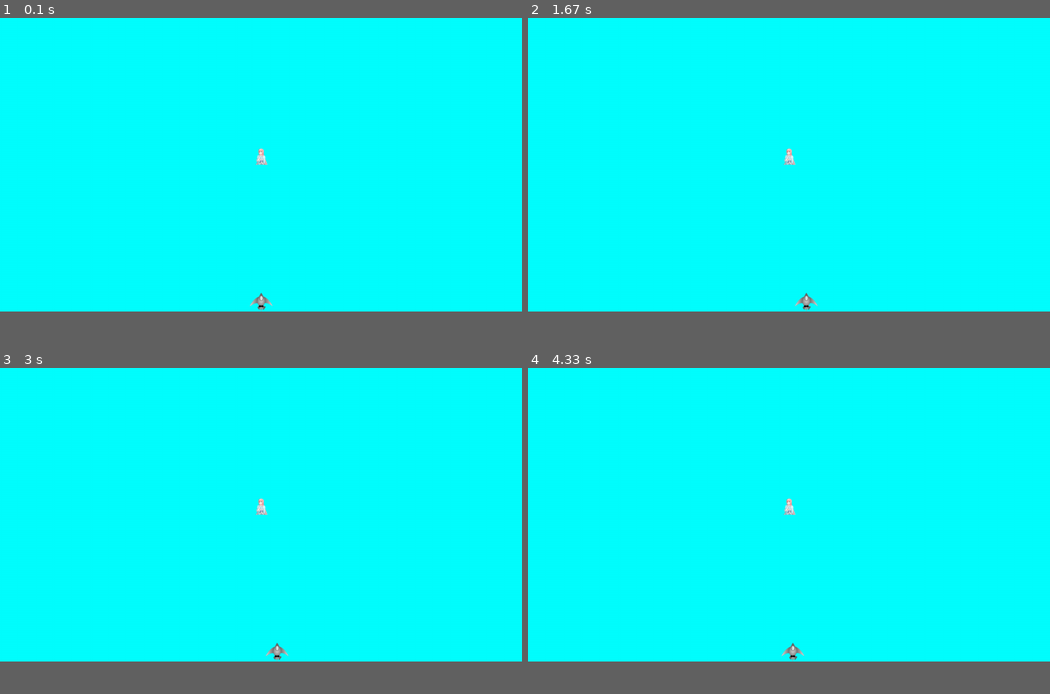
Above: before the commit, frames 1-4 (two rows, left to right).
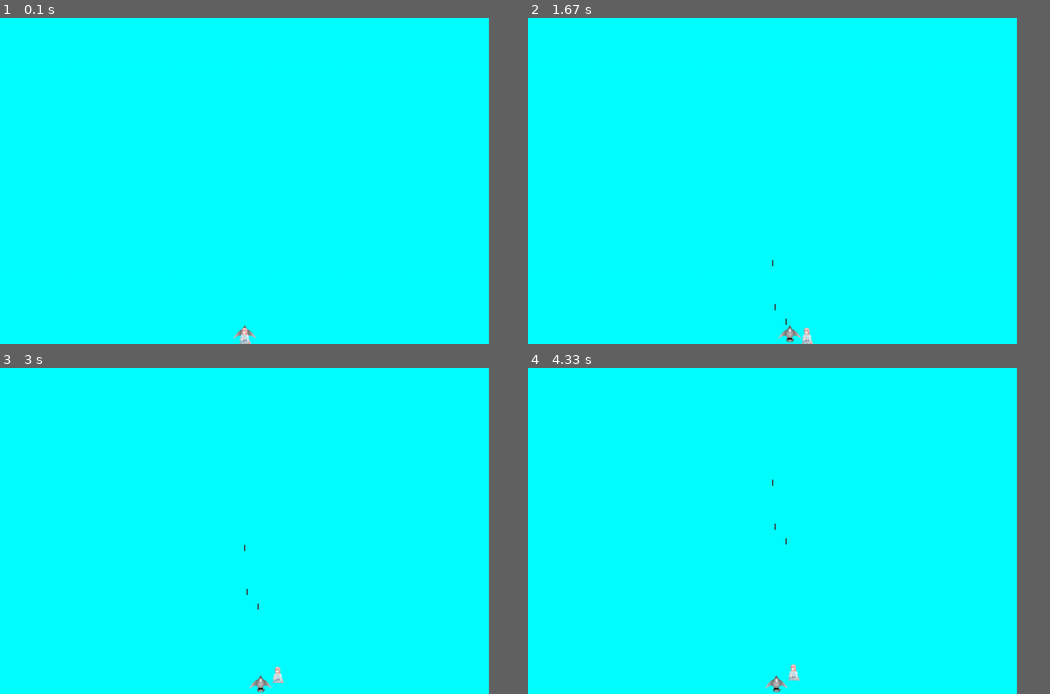
Above: after the commit, the same moments.

Repository: HeiBaiz/Alien_Invasion_PyGame
Game: pygame game, started from alien_Invasion.py
Two runs of this game, one before a commit and one after it. Both use one fixed random seed, a clock stepped at 60 frames per second and the inputs below.
Inputs:
- Up to frame 1 (0.1 s): no input
- Up to frame 2 (1.67 s): hold Space 0.33-0.8 s; hold D 0.33-0.8 s; tap Enter at 0.83 s; hold D 1.17-1.63 s; hold Right 1.17-1.63 s; tap Space at 1.23, 1.53 s
- Up to frame 3 (3 s): hold W 1.67-1.97 s; tap Space at 1.73, 2.07, 2.37, 2.57, 2.87 s; hold D 2-2.47 s; hold Right 2-2.47 s; hold A from 2.5 s (still down); hold Left from 2.5 s (still down)
- Up to frame 4 (4.33 s): release A at 3.03 s; release Left at 3.03 s; hold S 3.07-3.37 s; tap Space at 3.13, 3.47, 3.77, 3.9, 4.3 s; hold A 3.4-3.8 s; hold Left 3.4-3.8 s; hold W 3.83-4.2 s; hold D from 4.23 s (still down); hold Right from 4.23 s (still down)
In our replay, the window is 900x506 before the commit and 843x562 after it. These sizes can differ from the game's own. Grey fills any space a smaller window leaves; there, only what the larger window draws over its background counts as a difference.

The runs differ from the first frame. In frame 1, 0.3% of the frame differs, in the area x 44-53%, y 40-100%; in frame 2, 0.4%; in frame 3, 0.4%; in frame 4, 0.4%, in the area x 45-53%, y 34-100%.

Commit message:
添加子弹射击，新增bullet.py文件

Diff:
--- a/alien_Invasion.py
+++ b/alien_Invasion.py
@@ -3,6 +3,7 @@
 
 from settings import Settings
 from ship import Ship
+from bullet import Bullet
 from z02 import Z02
 
 class AlienInvasion:
@@ -15,14 +16,15 @@
         # 创建配置类
         self.settings = Settings()
 
-        #self.screen = pygame.display.set_mode(
-            #(self.settings.screen_width, self.settings.screen_height))
-        self.screen = pygame.display.set_mode((0,0),pygame.FULLSCREEN)
-        self.settings.screen_width = self.screen.get_rect().width
-        self.settings.screen_height = self.screen.get_rect().height
+        self.screen = pygame.display.set_mode(
+            (self.settings.screen_width, self.settings.screen_height))
+        #self.screen = pygame.display.set_mode((0,0),pygame.FULLSCREEN)
+        #self.settings.screen_width = self.screen.get_rect().width
+        #self.settings.screen_height = self.screen.get_rect().height
         pygame.display.set_caption("Alien Invasion")
 
         self.ship = Ship(self)
+        self.bullets = pygame.sprite.Group()
         self.z02 = Z02(self)
 
     def run_game(self):
@@ -30,6 +32,9 @@
         while True:
             self._check_events()
             self.ship.update()
+            self._update_bullets()
+            self.z02.update()
+
             self._update_screen()
             self.clock.tick(60)
 
@@ -55,8 +60,23 @@
             # 向左移动飞船
             self.ship.moving_left = True
         elif event.key == pygame.K_q:
-            #pygame.quit()
             sys.exit()
+        elif event.key == pygame.K_SPACE:
+            # 发射子弹
+            self._fire_bullet()
+
+        elif event.key == pygame.K_d:
+            # 向右移动02
+            self.z02.moving_right = True
+        elif event.key == pygame.K_a:
+            # 向左移动02
+            self.z02.moving_left = True
+        elif event.key == pygame.K_w:
+            # 向上移动02
+            self.z02.moving_up = True
+        elif event.key == pygame.K_s:
+            # 向下移动02
+            self.z02.moving_down = True
 
 
     def _check_keyup_events(self, event):
@@ -67,12 +87,43 @@
         elif event.key == pygame.K_RIGHT:
             #停止移动
             self.ship.moving_right = False
+        elif event.key == pygame.K_d:
+            #停止移动
+            self.z02.moving_right = False
+        elif event.key == pygame.K_a:
+            #停止移动
+            self.z02.moving_left = False
+        elif event.key == pygame.K_w:
+            #停止移动
+            self.z02.moving_up = False
+        elif event.key == pygame.K_s:
+            #停止移动
+            self.z02.moving_down = False
+
+    def _fire_bullet(self):
+        """创建一颗子弹，并将其加入编组 bullets """
+        if len(self.bullets) < self.settings.bullets_allowed:
+            new_bullet = Bullet(self)
+            self.bullets.add(new_bullet)
+
+    def _update_bullets(self):
+        """更新子弹的位置并删除已经消失的子弹"""
+        # 更新子弹位置
+        self.bullets.update()
+
+        # 删除已消失的子弹
+        for bullet in self.bullets.copy():
+            if bullet.rect.bottom <= 0:
+                self.bullets.remove(bullet)
+        print(len(self.bullets))
 
     def _update_screen(self):
         """更新屏幕上的图像，并切换到新屏幕"""
 
         # 每次循环都重绘屏幕
         self.screen.fill(self.settings.bg_color)
+        for bullet in self.bullets.sprites():
+            bullet.draw_bullet()
         self.ship.blitme()
         self.z02.blitme()
 
--- /dev/null
+++ b/bullet.py
@@ -0,0 +1,31 @@
+import pygame
+from pygame.sprite import Sprite
+
+class Bullet(Sprite):
+    """管理飞船发射子弹的类"""
+
+    def __init__(self, ai_game):
+        """在飞船当前位置创建一个子弹对象"""
+        super().__init__()
+        self.screen = ai_game.screen
+        self.settings = ai_game.settings
+        self.color = self.settings.bullet_color
+
+        # 在（0，0）处创建子弹的矩阵，再设置正确位置
+        self.rect = pygame.Rect(0,0,self.settings.bullet_width,
+                                self.settings.bullet_height)
+        self.rect.midtop = ai_game.ship.rect.midtop
+
+        # 存储浮点数表示子弹位置
+        self.y = float(self.rect.y)
+
+    def update(self):
+        """向上移动子弹"""
+        # 更新子弹的准确位置
+        self.y -= self.settings.bullet_speed
+        # 更新表示子弹的 rect 的位置
+        self.rect.y = self.y
+
+    def draw_bullet(self):
+        """在屏幕上绘制子弹"""
+        pygame.draw.rect(self.screen, self.color, self.rect)
--- a/settings.py
+++ b/settings.py
@@ -9,3 +9,13 @@
         self.bg_color = (0, 255, 255)
         # 飞船的设置
         self.ship_speed = 1.5
+
+        # 02的设置
+        self.z02_speed = 1.5
+
+        # 子弹设置
+        self.bullet_speed = 2.0
+        self.bullet_width = 3
+        self.bullet_height = 15
+        self.bullet_color = (60, 60, 60)
+        self.bullets_allowed = 3
--- a/z02.py
+++ b/z02.py
@@ -6,6 +6,7 @@
     def __init__(self,ai_game):
         """初始化02并设置其初始位置"""
         self.screen = ai_game.screen
+        self.settings = ai_game.settings
         self.screen_rect = ai_game.screen.get_rect()
 
         # 加载02图像并获取其外接矩形
@@ -13,7 +14,33 @@
         self.rect = self.image.get_rect()
 
         # 每个02都放在屏幕的中央
-        self.rect.midbottom = self.screen_rect.center
+        self.rect.midbottom = self.screen_rect.midbottom
+
+        # 在02的属性 X 中存储一个浮点数
+        self.x = float(self.rect.x)
+        # 在02的属性 Y 中存储一个浮点数
+        self.y = float(self.rect.y)
+
+        # 移动标志（02一开始不移动）
+        self.moving_right = False
+        self.moving_left = False
+        self.moving_up = False
+        self.moving_down = False
+
+    def update(self):
+        """根据移动标志调整02的位置"""
+        if self.moving_right and self.rect.right < self.screen_rect.right:
+            self.x += self.settings.z02_speed
+        if self.moving_left and self.rect.left > 0:
+            self.x -= self.settings.z02_speed
+        if self.moving_up and self.rect.top > 0:
+            self.y -= self.settings.z02_speed
+        if self.moving_down and self.rect.bottom < self.screen_rect.bottom:
+            self.y += self.settings.z02_speed
+
+        # 根据 self.x 更新 rect 对象
+        self.rect.x = self.x
+        self.rect.y = self.y
 
     def blitme(self):
         """在指定位置绘制02"""
